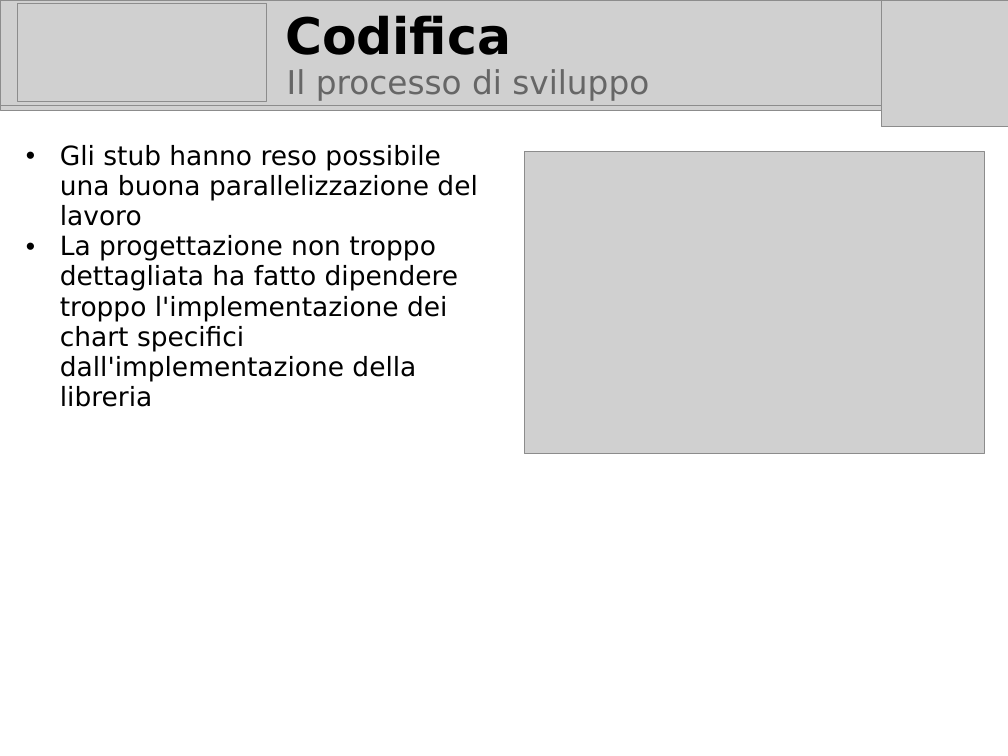
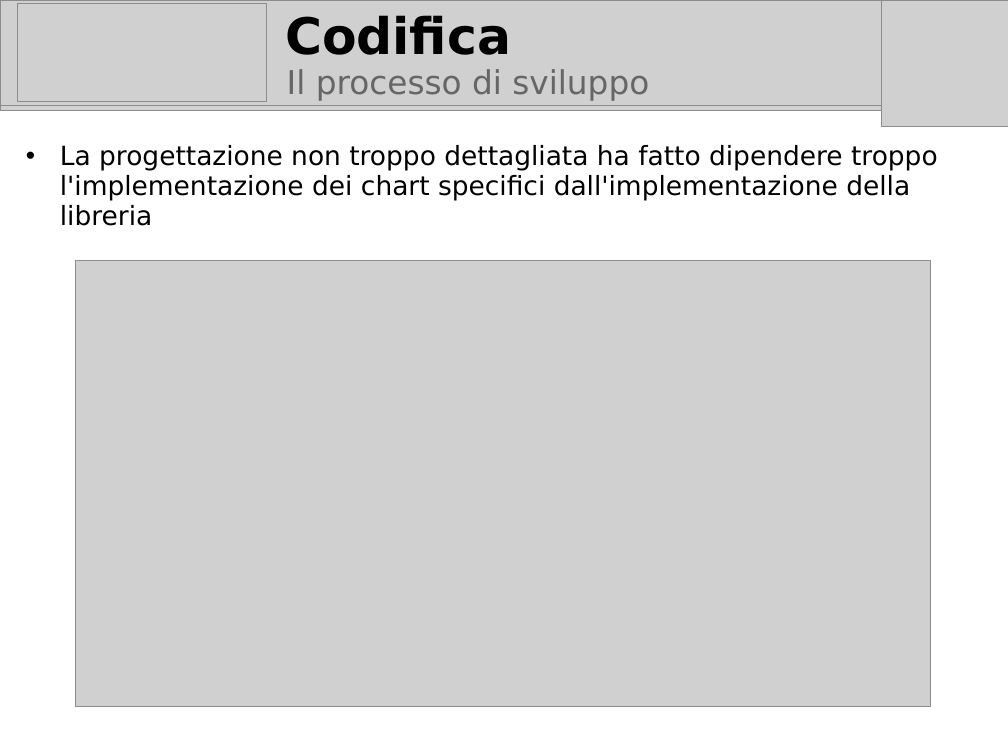
Before and after one commit to marcotinacci/PMango-Diagrams, a slide deck: slide 4 of documentazione_progetto/exams/rogai/PresentazioneCodifica.odp (slide 3 before the commit). Drawn at 1008x756 pixels with LibreOffice and Linux fonts; fonts in the diff are those of the drawing; grey boxes stand for pictures; background and template pictures are left out. Boxes give left, top, right and bottom in pixels: in the first picture for what was removed or moved away, otherwise in the second. Text is boxed around its words. In the diff, an @@ line names an element or a change of style, - is before the commit and + after.

```diff
--- a/documentazione_progetto/exams/rogai/PresentazioneCodifica.odp
+++ b/documentazione_progetto/exams/rogai/PresentazioneCodifica.odp
@@ subtitle at (x1=60, y1=145, x2=477, y2=226): paragraph removed @@
-  • Gli stub hanno reso possibile una buona parallelizzazione del lavoro
@@ picture resized from (x1=524, y1=152, x2=984, y2=455) to (x1=75, y1=260, x2=930, y2=707) @@
```
Also in this commit, not shown: 1 other slide changed, 1 slide added.
